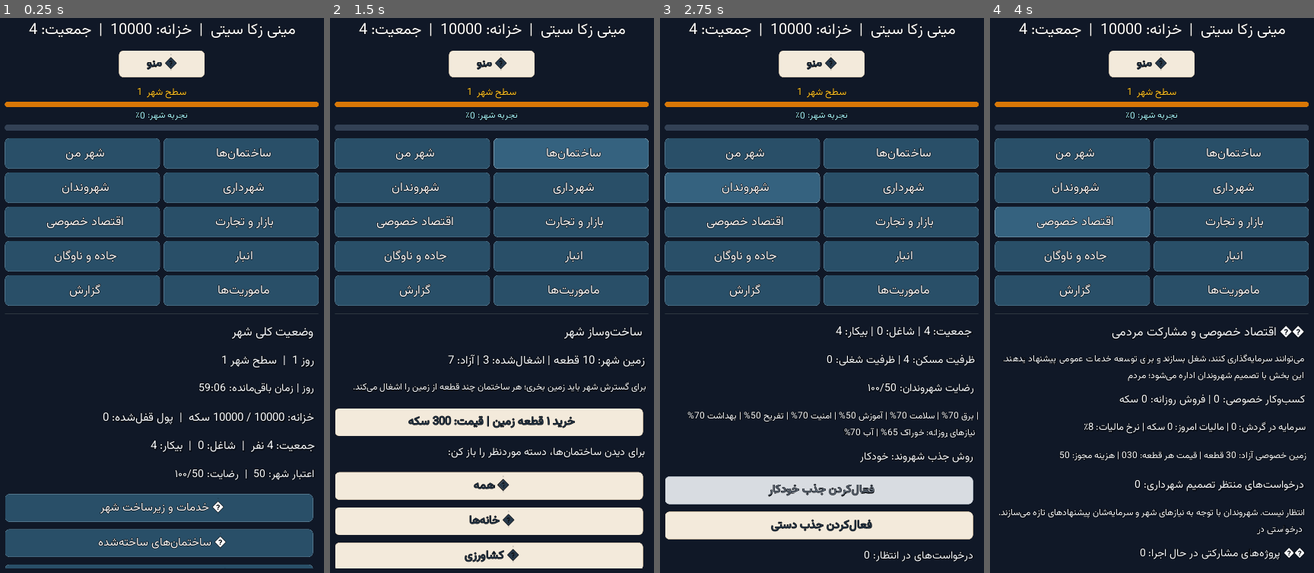
Above: before the commit, frames 1-4 (left to right).
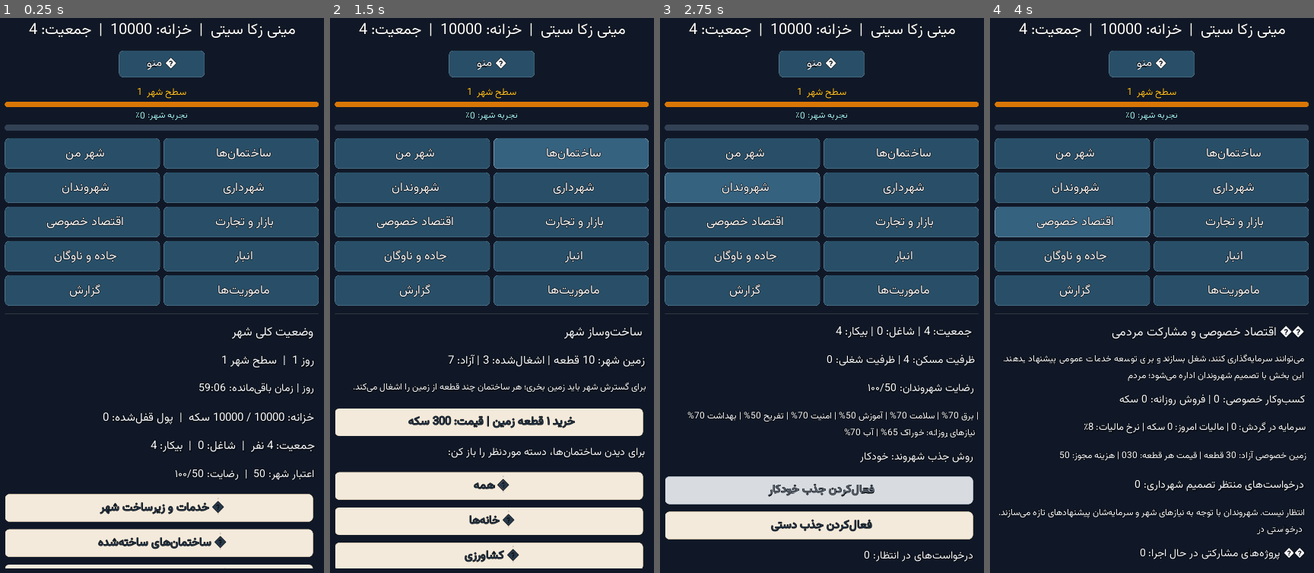
Above: after the commit, the same moments.

Repository: zekainstabot/mini-zeka-city
Game: Godot game, scene res://Main.tscn
Same seed, same stepped clock (60 frames per second), same inputs: the game is played once before the commit and once after it.
Inputs:
- Up to frame 1 (0.25 s): no input
- Up to frame 2 (1.5 s): click "ﻦﻣ ﺮﻬﺷ" at 0.5 s; click "ﺎﻫ‌ﻥﺎﻤﺘﺧﺎﺳ" at 1.25 s
- Up to frame 3 (2.75 s): click "ﻥﺍﺪﻧﻭﺮﻬﺷ" at 2 s
- Up to frame 4 (4 s): click "ﯼﺭﺍﺩﺮﻬﺷ" at 2.75 s; click "ﯽﺻﻮﺼﺧ ﺩﺎﺼﺘﻗﺍ" at 3.5 s

The runs differ from the first frame. In frame 1, 11% of the frame differs, in the area x 1-97%, y 5-100%; in frame 2, 1.3%; in frame 3, 1.3%; in frame 4, 1.3%.

Commit message:
Separate menu navigation colors from inner buttons

Diff:
--- a/scripts/Main.gd
+++ b/scripts/Main.gd
@@ -162,7 +162,7 @@
 	menu_button.text = PersianText.reshaper("☰ منو")
 	menu_button.rect_min_size = Vector2(180, 54 if compact_layout else 46)
 	_apply_font(menu_button, 20 if compact_layout else 18)
-	_style_button(menu_button, false)
+	_style_button(menu_button, true)
 	menu_row.add_child(menu_button)
 	menu_panel = VBoxContainer.new()
 	menu_panel.visible = false
@@ -200,7 +200,7 @@
 	restart_no_button.rect_min_size = Vector2(0, 54 if compact_layout else 46)
 	restart_no_button.size_flags_horizontal = Control.SIZE_EXPAND_FILL
 	_apply_font(restart_no_button, 19 if compact_layout else 17)
-	_style_button(restart_no_button, true)
+	_style_button(restart_no_button, false)
 	restart_no_button.connect("pressed", self, "_cancel_restart")
 	restart_confirm_panel.add_child(restart_no_button)
 	# Persistent city progression panel: stays visible above navigation on every page.
@@ -500,7 +500,7 @@
 			_add_label("اعتبار شهر: %d  |  رضایت: %d/۱۰۰" % [s.reputation,int(s.get("satisfaction",50))], 18)
 
 			var details_toggle = _add_button(("▼ " if home_city_details_expanded else "▶ ") + "خدمات و زیرساخت شهر", self, "toggle_home_city_details")
-			_style_button(details_toggle, true)
+			_style_button(details_toggle, false)
 			if home_city_details_expanded:
 				_add_label("پوشش خدمات: " + _service_summary(), 15)
 				_add_label("نیازهای شهروندان: " + _needs_summary(), 15)
@@ -510,7 +510,7 @@
 				_add_label("درختان جنگل: %d از ۱۰۰  |  معادن فعال: %d" % [game.get_forest_tree_count(),_active_mine_count()], 16)
 
 			var buildings_toggle = _add_button(("▼ " if home_buildings_expanded else "▶ ") + "ساختمان‌های ساخته‌شده", self, "toggle_home_buildings")
-			_style_button(buildings_toggle, true)
+			_style_button(buildings_toggle, false)
 			if home_buildings_expanded:
 				var home_categories = ["خانه‌ها","کشاورزی","معادن","کارخانه‌ها","کسب‌وکارها","خدمات شهری","تفریح و فرهنگ","انبارها"]
 				var any_home_building = false
@@ -531,7 +531,7 @@
 					_add_label("هنوز ساختمانی در شهر ساخته نشده است.", 16)
 
 			var demolish_toggle = _add_button(("▼ " if demolish_panel_expanded else "▶ ") + "مدیریت تخریب ساختمان‌ها", self, "toggle_demolish_panel")
-			_style_button(demolish_toggle, true)
+			_style_button(demolish_toggle, false)
 			if demolish_panel_expanded:
 				_add_label("ساختمان موردنظر را انتخاب کن:", 16)
 				for home_id in game.get_building_definitions().keys():
@@ -540,7 +540,7 @@
 						continue
 					var home_data = game.get_building_definitions()[home_id]
 					var home_button = _add_button("%s  |  تعداد: %d" % [str(home_data.name),home_count], self, "select_home_building", [home_id])
-					_style_button(home_button, true)
+					_style_button(home_button, false)
 					if selected_home_building_id == str(home_id):
 						home_button.add_color_override("font_color", Color("#fde68a"))
 				if selected_home_building_id != "" and game.get_building_count(selected_home_building_id) > 0:
@@ -555,32 +555,32 @@
 					less_button.text = "−"
 					less_button.rect_min_size = Vector2(70,58)
 					_apply_font(less_button,24)
-					_style_button(less_button,true)
+					_style_button(less_button,false)
 					less_button.connect("pressed",self,"adjust_demolish_quantity",[-1])
 					quantity_row.add_child(less_button)
 					var more_button = Button.new()
 					more_button.text = "+"
 					more_button.rect_min_size = Vector2(70,58)
 					_apply_font(more_button,24)
-					_style_button(more_button,true)
+					_style_button(more_button,false)
 					more_button.connect("pressed",self,"adjust_demolish_quantity",[1])
 					quantity_row.add_child(more_button)
 					var demolish_button = _add_button("تخریب %d عدد از %s" % [selected_demolish_quantity,selected_definition.name],self,"demolish_selected_buildings")
-					_style_button(demolish_button, true)
+					_style_button(demolish_button, false)
 					if selected_home_building_id == "small_house" and selected_count <= 1:
 						demolish_button.disabled = true
 				else:
 					_add_label("برای تخریب، ابتدا یک ساختمان را انتخاب کن.", 15)
 
 			var economy_toggle = _add_button(("▼ " if home_economy_expanded else "▶ ") + "منابع و گزارش مالی", self, "toggle_home_economy")
-			_style_button(economy_toggle, true)
+			_style_button(economy_toggle, false)
 			if home_economy_expanded:
 				_add_label("منابع: " + _resource_summary(), 16)
 				_add_label("ذخیره غذای شهر: %d واحد" % int(s.resources.get("food",0)), 16)
 				var home_economy = s.get("last_economy", {})
 				_add_label("آخرین تراز روزانه: %d سکه" % int(home_economy.get("net_cashflow",0)), 17)
 			var save_city_button = _add_button("💾 ذخیره شهر", self, "save_now")
-			_style_button(save_city_button, true)
+			_style_button(save_city_button, false)
 		"buildings":
 			_add_label("ساخت‌وساز شهر", 22)
 			_add_label("زمین شهر: %d قطعه | اشغال‌شده: %d | آزاد: %d" % [int(s.get("land_owned",10)),game.get_land_used(),game.get_land_free()], 19)
